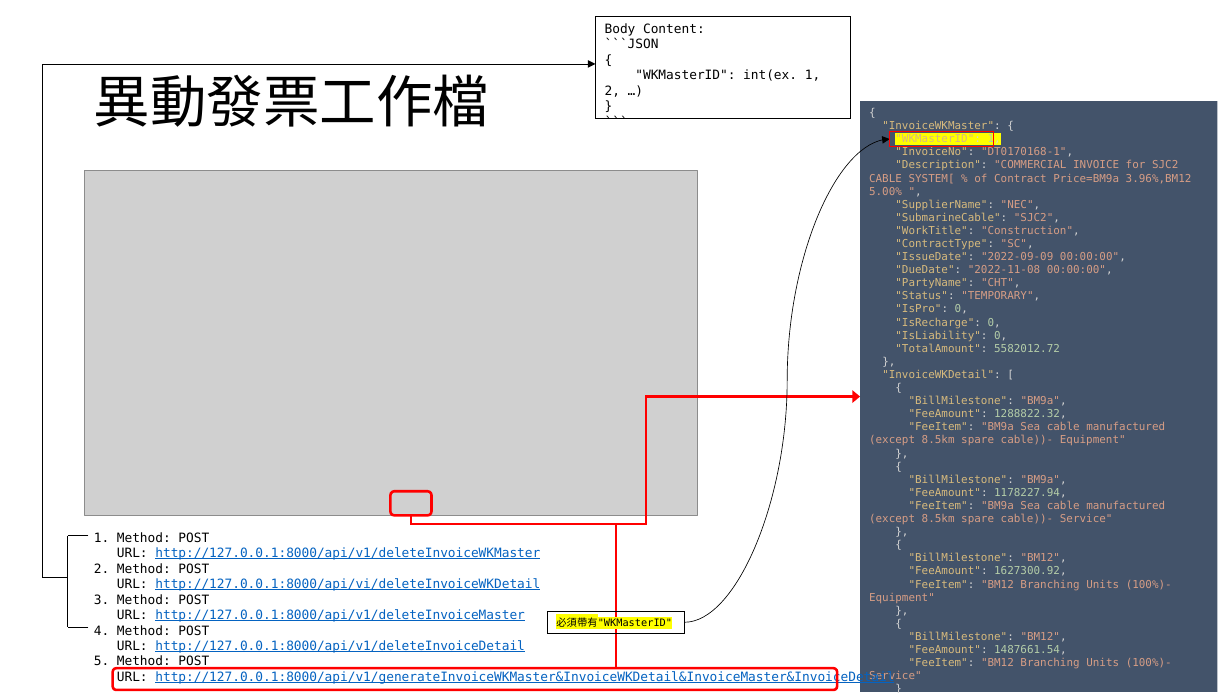
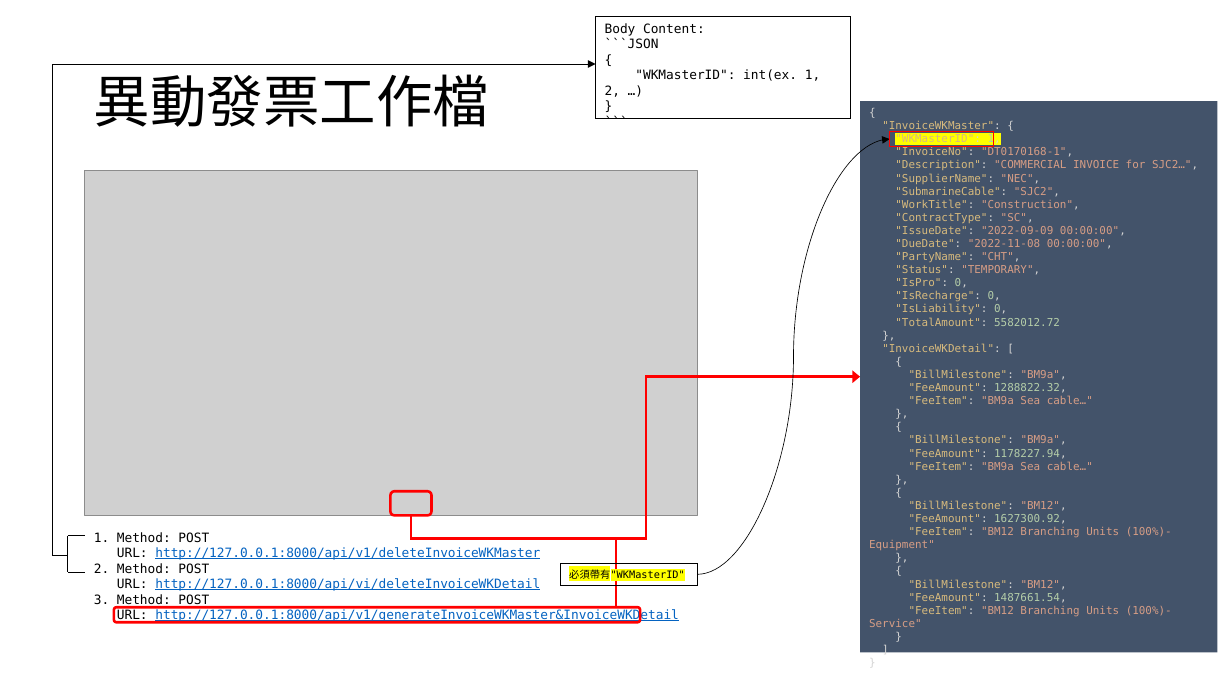
Before and after one commit to appletime81/cbp-sys-api, a slide deck: slide 4 of CBP專案/CBP-api-document.pptx (slide 3 before the commit). Drawn at 1232x693 pixels with LibreOffice and Linux fonts; fonts in the diff are those of the drawing; grey boxes stand for pictures. Boxes give left, top, right and bottom in pixels: in the first picture for what was removed or moved away, otherwise in the second. Text is boxed around its words. In the diff, an @@ line names an element or a change of style, - is before the commit and + after.

```diff
--- a/CBP專案/CBP-api-document.pptx
+++ b/CBP專案/CBP-api-document.pptx
@@ elbow arrow moved from (55, 578) - (596, 64) to (67, 555) - (596, 64) @@
@@ rectangle "{ "InvoiceWKMaster": { "WKMasterID": 1, ...": place and size @@
-rectangle "{ "InvoiceWKMaster": { "WKMasterID": 1, ..." at box(860, 101, 1218, 692)
+rectangle "{ "InvoiceWKMaster": { "WKMasterID": 1, ..." at box(860, 101, 1218, 653)
@@ curved arrow moved from (685, 622) - (890, 140) to (698, 575) - (890, 140) @@
@@ text in rectangle at box(869, 121, 1198, 627): text changed; text colour #D69D85 to #D7BA7D @@
-{
-"InvoiceWKMaster": {
-"WKMasterID": 1,
-"InvoiceNo": "DT0170168-1",
-"Description": "COMMERCIAL INVOICE for SJC2 CABLE SYSTEM[ % of Contract Price=BM9a 3.96%,BM12 5.00% ",
-"SupplierName": "NEC",
-"SubmarineCable": "SJC2",
-"WorkTitle": "Construction",
-"ContractType": "SC",
-"IssueDate": "2022-09-09 00:00:00",
-"DueDate": "2022-11-08 00:00:00",
-"PartyName": "CHT",
-"Status": "TEMPORARY",
-"IsPro": 0,
-"IsRecharge": 0,
-"IsLiability": 0,
-"TotalAmount": 5582012.72
-},
-"InvoiceWKDetail": [
-{
-"BillMilestone": "BM9a",
-"FeeAmount": 1288822.32,
-"FeeItem": "BM9a Sea cable manufactured (except 8.5km spare cable))- Equipment"
-},
-{
-"BillMilestone": "BM9a",
-"FeeAmount": 1178227.94,
-"FeeItem": "BM9a Sea cable manufactured (except 8.5km spare cable))- Service"
-},
-{
-"BillMilestone": "BM12",
-"FeeAmount": 1627300.92,
-"FeeItem": "BM12 Branching Units (100%)-Equipment"
-},
-{
-"BillMilestone": "BM12",
-"FeeAmount": 1487661.54,
-"FeeItem": "BM12 Branching Units (100%)-Service"
-}
-]
-}
+{
+"InvoiceWKMaster": {
+"WKMasterID": 1,
+"InvoiceNo": "DT0170168-1",
+"Description": "COMMERCIAL INVOICE for SJC2…",
+"SupplierName": "NEC",
+"SubmarineCable": "SJC2",
+"WorkTitle": "Construction",
+"ContractType": "SC",
+"IssueDate": "2022-09-09 00:00:00",
+"DueDate": "2022-11-08 00:00:00",
+"PartyName": "CHT",
+"Status": "TEMPORARY",
+"IsPro": 0,
+"IsRecharge": 0,
+"IsLiability": 0,
+"TotalAmount": 5582012.72
+},
+"InvoiceWKDetail": [
+{
+"BillMilestone": "BM9a",
+"FeeAmount": 1288822.32,
+"FeeItem": "BM9a Sea cable…"
+},
+{
+"BillMilestone": "BM9a",
+"FeeAmount": 1178227.94,
+"FeeItem": "BM9a Sea cable…"
+},
+{
+"BillMilestone": "BM12",
+"FeeAmount": 1627300.92,
+"FeeItem": "BM12 Branching Units (100%)-Equipment"
+},
+{
+"BillMilestone": "BM12",
+"FeeAmount": 1487661.54,
+"FeeItem": "BM12 Branching Units (100%)-Service"
+}
+]
+}
@@ elbow arrow moved from (411, 516) - (860, 396) to (411, 516) - (860, 377) @@
@@ line moved from (67, 536) - (67, 627) to (67, 536) - (67, 573) @@
@@ line moved from (616, 525) - (616, 668) to (616, 538) - (616, 607) @@
@@ rectangle "必須帶有"WKMasterID"": place and size @@
-rectangle "必須帶有"WKMasterID"" at box(547, 612, 684, 634)
+rectangle "必須帶有"WKMasterID"" at box(560, 564, 697, 586)
@@ line removed from (67, 578) to (51, 578) @@
@@ line moved from (89, 627) - (67, 627) to (85, 573) - (67, 573) @@
@@ text at box(117, 594, 679, 623): text changed @@
-3. Method: POST
-   URL: http://127.0.0.1:8000/api/v1/deleteInvoiceMaster
-4. Method: POST
-   URL: http://127.0.0.1:8000/api/v1/deleteInvoiceDetail
-5. Method: POST
-   URL: http://127.0.0.1:8000/api/v1/generateInvoiceWKMaster&InvoiceWKDetail&InvoiceMaster&InvoiceDetail
+3. Method: POST
+   URL: http://127.0.0.1:8000/api/v1/generateInvoiceWKMaster&InvoiceWKDetail
@@ rounded rectangle: place and size @@
-rounded rectangle at box(113, 668, 837, 690)
+rounded rectangle at box(114, 607, 640, 622)
```
Also in this commit, not shown: 4 other slides changed, 1 other file.
